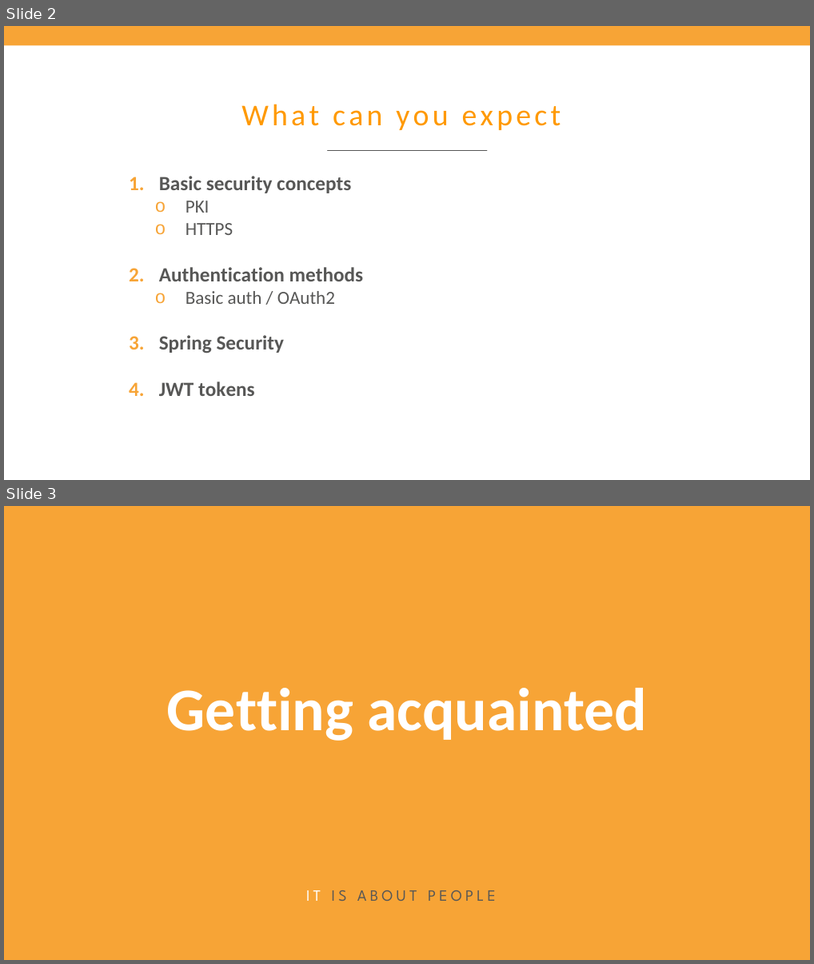
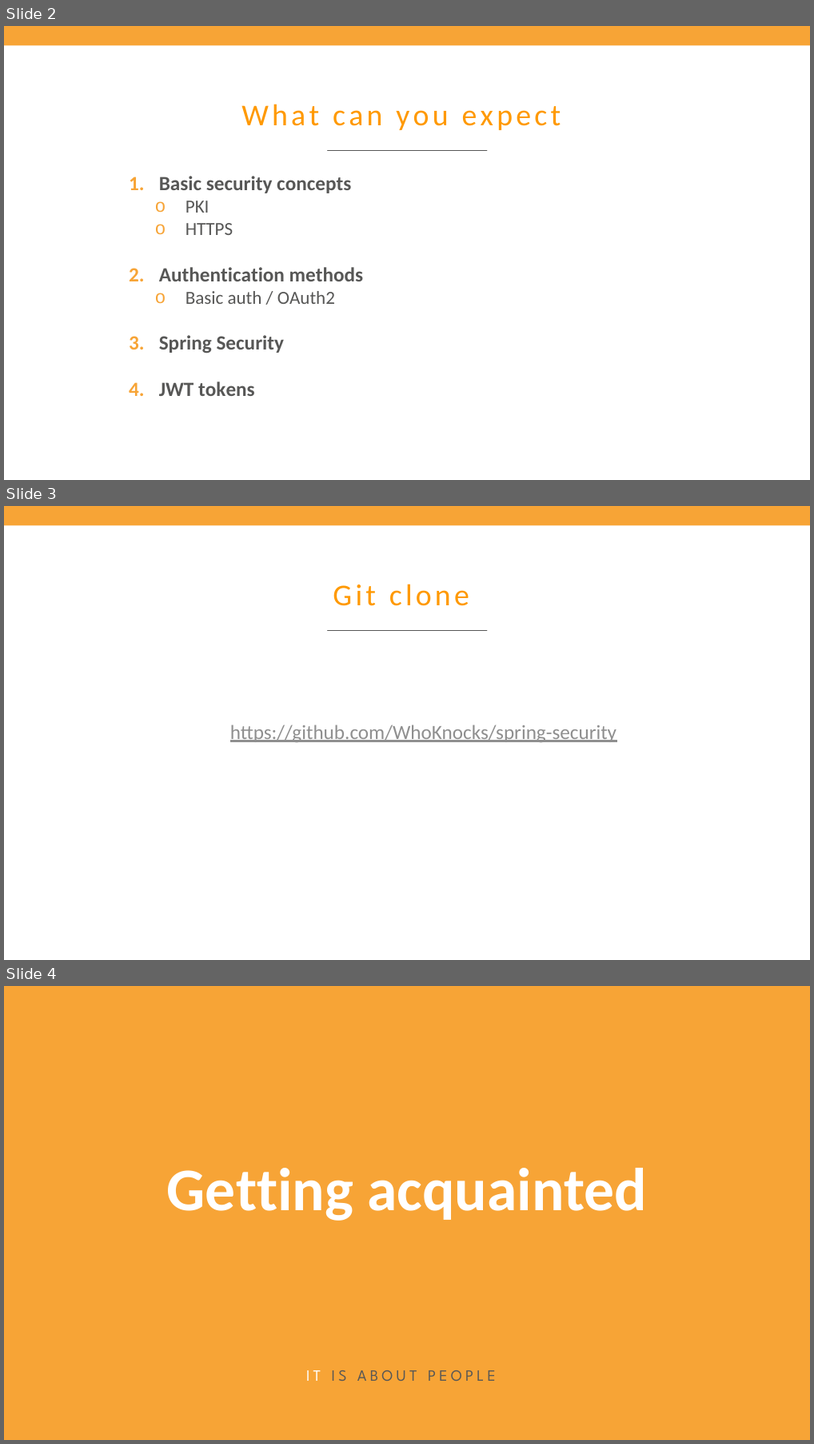
Before and after one commit to WhoKnocks/spring-security, a slide deck: Spring security 2019.pptx. Shown one above the other, each under a label of ours: slides 2 and 3 before the commit, slides 2, 3 and 4 after it. The pictures are 814x964 and 814x1444 pixels, drawn with LibreOffice and Linux fonts; fonts in the diff are those of the drawing; background and template pictures are left out. Boxes give left, top, right and bottom in pixels: in the first picture for what was removed or moved away, otherwise in the second. Text is boxed around its words. In the diff, an @@ line names an element or a change of style, - is before the commit and + after.

```diff
--- a/Spring security 2019.pptx
+++ b/Spring security 2019.pptx
@@ slide 3 added at (4,506,810,960), background #FFFFFF; not listed: 2 template elements that a slide beside it also shows @@
@@ title added at (333,584,470,606), 27 pt, text #FF9900 @@
+Git clone
@@ text added at (230,724,617,742), 18 pt, text #8F8F8F, underline @@
+https://github.com/WhoKnocks/spring-security
@@ what was slide 3 is now slide 4 @@
```
Also in this commit, not shown: 1 other file.
